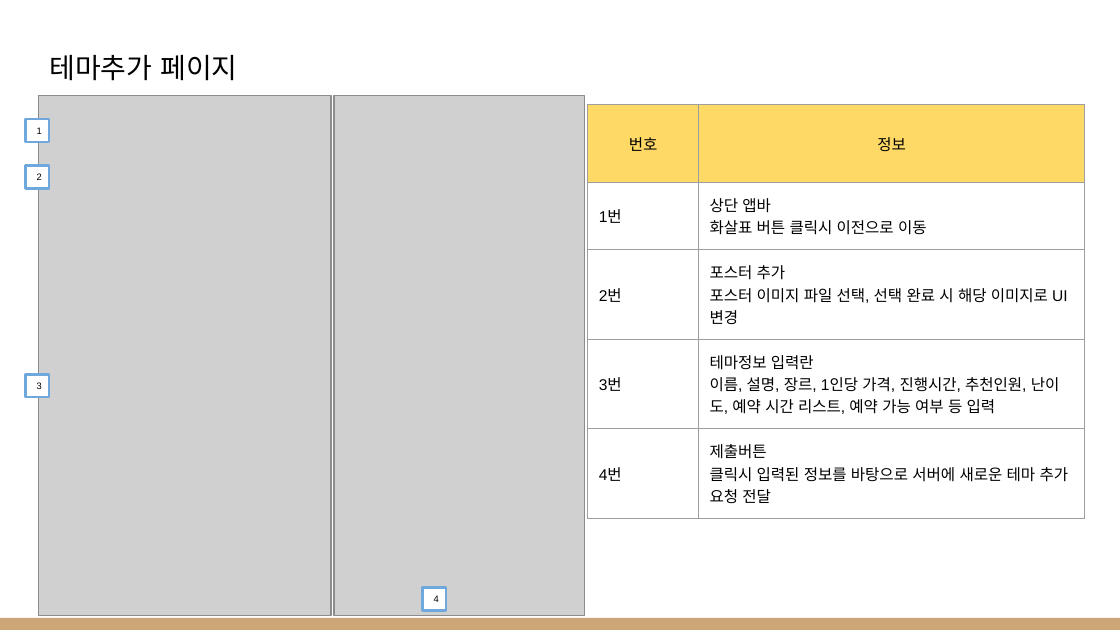
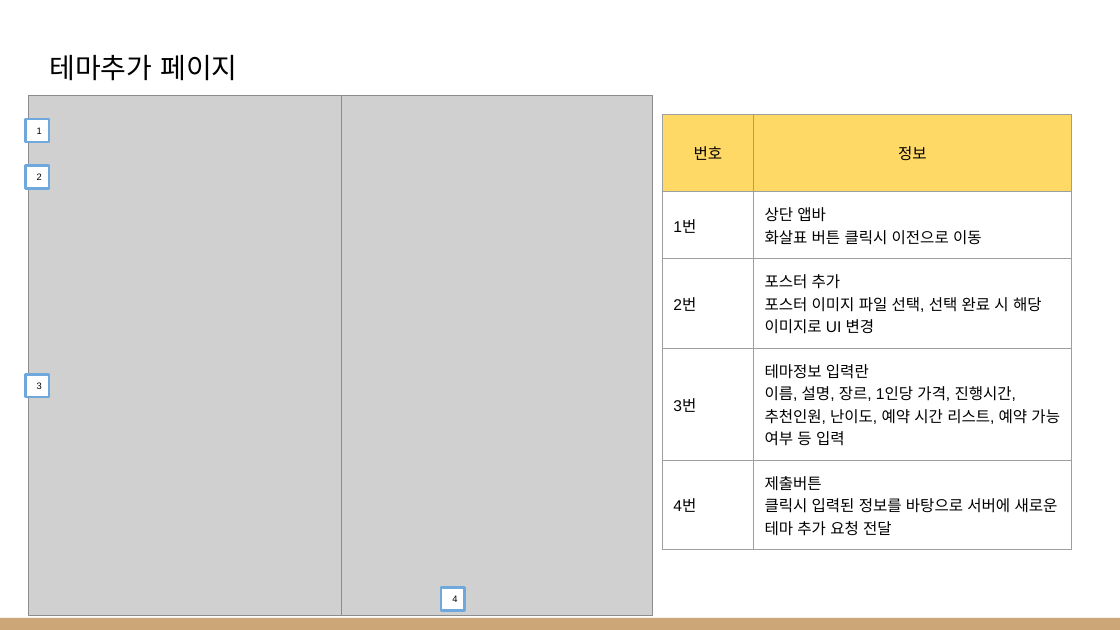
Before and after one commit to kookmin-sw/capstone-2022-18, a slide deck: slide 7 of docs/방탈출모아 매니저 앱 페이지별 설명서.pptx. Drawn at 1120x630 pixels with LibreOffice and Linux fonts; fonts in the diff are those of the drawing; grey boxes stand for pictures. Boxes give left, top, right and bottom in pixels: in the first picture for what was removed or moved away, otherwise in the second. Text is boxed around its words. In the diff, an @@ line names an element or a change of style, - is before the commit and + after.

```diff
--- a/docs/방탈출모아 매니저 앱 페이지별 설명서.pptx
+++ b/docs/방탈출모아 매니저 앱 페이지별 설명서.pptx
@@ picture: place and size @@
-picture at <box>38,95,330,616</box>
+picture at <box>29,95,343,616</box>
@@ picture: place and size @@
-picture at <box>334,95,585,616</box>
+picture at <box>342,95,653,616</box>
@@ table: place and size @@
-table at <box>588,105,1085,508</box>
+table at <box>662,114,1071,540</box>
@@ rectangle "4": place and size @@
-rectangle "4" at <box>422,588,446,610</box>
+rectangle "4" at <box>441,588,465,610</box>
```
Also in this commit, not shown: 3 other slides changed, 3 other files.
